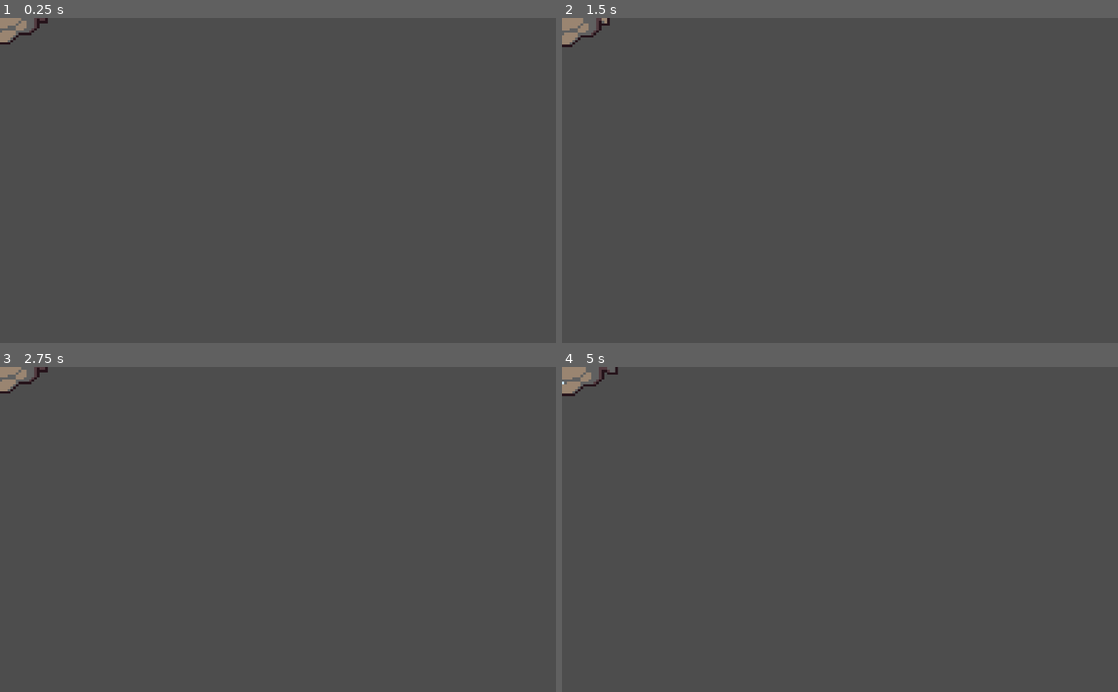
Above: before the commit, frames 1-4 (two rows, left to right).
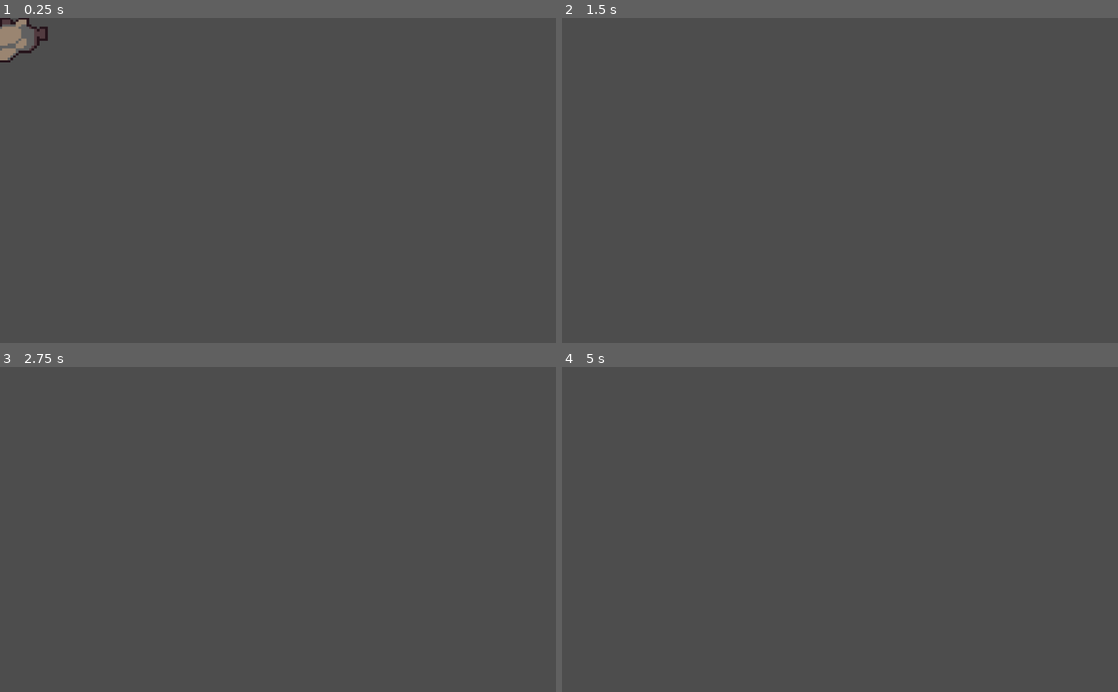
Above: after the commit, the same moments.

Repository: MedyWSCW/Ocean-Game
Game: Godot game, scene res://scenes/DangerousAnimal2.tscn
The game is run twice, just before and just after one commit, with the same random seed, the same clock (stepped at 60 frames per second) and the same inputs. This scene is started directly instead of the project's main scene.
Inputs:
- Up to frame 1 (0.25 s): no input
- Up to frame 2 (1.5 s): tap Enter (ui_accept) at 0.5, 0.6, 0.77, 1.07, 1.35 s; hold Right (ui_right) from 0.53 s (still down)
- Up to frame 3 (2.75 s): tap Enter (ui_accept) at 1.52, 1.82, 2.1 s; release Right (ui_right) at 2.03 s; hold Left (ui_left) from 2.03 s (still down)
- Up to frame 4 (5 s): release Left (ui_left) at 2.78 s; hold Right (ui_right) 2.78-4.28 s; tap Enter (ui_accept) at 2.85, 3.02, 3.32, 3.6, 3.77, 4.07, 4.35, 4.52, 4.82 s; hold Left (ui_left) from 4.28 s (still down)

The runs differ from the first frame. In frame 1, 0.6% of the frame differs, in the area x 0-9%, y 0-14%; in frame 2, 0.3%; in frame 3, 0.3%; in frame 4, 0.4%.

Commit message:
failed script. this lesson was a waste

Diff:
--- a/node_2d.tscn
+++ b/node_2d.tscn
@@ -1,8 +1,9 @@
-[gd_scene load_steps=5 format=3 uid="uid://cpj54ai45k4kp"]
+[gd_scene load_steps=6 format=3 uid="uid://cpj54ai45k4kp"]
 
 [ext_resource type="Shader" path="res://scroll.gdshader" id="1_4i6f4"]
 [ext_resource type="Texture2D" uid="uid://dl2vxut253xc1" path="res://assets/171940772-pixel-art-water-background-seamless-sea-texture-backdrop-vector-illustration.jpg" id="2_abqqd"]
 [ext_resource type="PackedScene" uid="uid://yedqlawt6q26" path="res://scenes/player.tscn" id="3_74tx2"]
+[ext_resource type="PackedScene" uid="uid://ynvgeamu2xby" path="res://scenes/turtle2d.tscn" id="4_ps5hu"]
 
 [sub_resource type="ShaderMaterial" id="ShaderMaterial_tptap"]
 shader = ExtResource("1_4i6f4")
@@ -18,10 +19,10 @@
 [node name="TextureRect" type="TextureRect" parent="."]
 texture_repeat = 2
 material = SubResource("ShaderMaterial_tptap")
-offset_left = -19.0
-offset_top = -3.0
-offset_right = 1013.0
-offset_bottom = 597.0
+offset_left = -4.0
+offset_top = -1.0
+offset_right = 1014.0
+offset_bottom = 777.0
 scale = Vector2(1.04209, 1.18413)
 texture = ExtResource("2_abqqd")
 expand_mode = 5
@@ -30,3 +31,6 @@
 [node name="Player" parent="." instance=ExtResource("3_74tx2")]
 position = Vector2(99, 389)
 scale = Vector2(5.2402, 5.45538)
+
+[node name="CharacterBody2D2" parent="." instance=ExtResource("4_ps5hu")]
+position = Vector2(327, 219)
--- a/scenes/DangerousAnimal2.tscn
+++ b/scenes/DangerousAnimal2.tscn
@@ -1,9 +1,11 @@
-[gd_scene load_steps=25 format=3 uid="uid://b0qbx7okhkdbr"]
+[gd_scene load_steps=31 format=3 uid="uid://b0qbx7okhkdbr"]
 
 [ext_resource type="Texture2D" uid="uid://cme7piq6uabk7" path="res://assets/octopus-jellyfish-shark-and-turtle-free-sprite-pixel-art/4/Attack.png" id="1_0re3m"]
+[ext_resource type="Script" path="res://scripts/DangerousAnimal2.gd" id="1_s6phf"]
 [ext_resource type="Texture2D" uid="uid://bqkb684hk23xx" path="res://assets/octopus-jellyfish-shark-and-turtle-free-sprite-pixel-art/4/Hurt.png" id="2_0msn4"]
 [ext_resource type="Texture2D" uid="uid://bljey5vemd1dm" path="res://assets/octopus-jellyfish-shark-and-turtle-free-sprite-pixel-art/4/Death.png" id="3_wud2p"]
 [ext_resource type="Texture2D" uid="uid://bs8wosii8ff0k" path="res://assets/octopus-jellyfish-shark-and-turtle-free-sprite-pixel-art/4/Walk.png" id="4_h687y"]
+[ext_resource type="Texture2D" uid="uid://bk1cqqp267fpd" path="res://assets/octopus-jellyfish-shark-and-turtle-free-sprite-pixel-art/4/Idle.png" id="5_ul115"]
 
 [sub_resource type="AtlasTexture" id="AtlasTexture_yxqky"]
 atlas = ExtResource("1_0re3m")
@@ -61,6 +63,22 @@
 atlas = ExtResource("3_wud2p")
 region = Rect2(240, 0, 48, 48)
 
+[sub_resource type="AtlasTexture" id="AtlasTexture_l5wf8"]
+atlas = ExtResource("5_ul115")
+region = Rect2(0, 0, 48, 48)
+
+[sub_resource type="AtlasTexture" id="AtlasTexture_gnd0h"]
+atlas = ExtResource("5_ul115")
+region = Rect2(48, 0, 48, 48)
+
+[sub_resource type="AtlasTexture" id="AtlasTexture_8jrwc"]
+atlas = ExtResource("5_ul115")
+region = Rect2(96, 0, 48, 48)
+
+[sub_resource type="AtlasTexture" id="AtlasTexture_fiecv"]
+atlas = ExtResource("5_ul115")
+region = Rect2(144, 0, 48, 48)
+
 [sub_resource type="AtlasTexture" id="AtlasTexture_a0r78"]
 atlas = ExtResource("4_h687y")
 region = Rect2(0, 0, 48, 48)
@@ -138,6 +156,23 @@
 }, {
 "frames": [{
 "duration": 1.0,
+"texture": SubResource("AtlasTexture_l5wf8")
+}, {
+"duration": 1.0,
+"texture": SubResource("AtlasTexture_gnd0h")
+}, {
+"duration": 1.0,
+"texture": SubResource("AtlasTexture_8jrwc")
+}, {
+"duration": 1.0,
+"texture": SubResource("AtlasTexture_fiecv")
+}],
+"loop": true,
+"name": &"Idle",
+"speed": 5.0
+}, {
+"frames": [{
+"duration": 1.0,
 "texture": SubResource("AtlasTexture_a0r78")
 }, {
 "duration": 1.0,
@@ -158,12 +193,13 @@
 size = Vector2(129, 66)
 
 [node name="CharacterBody2D" type="CharacterBody2D"]
+script = ExtResource("1_s6phf")
 
 [node name="AnimatedSprite2D" type="AnimatedSprite2D" parent="."]
 position = Vector2(-0.999992, 1.00001)
 scale = Vector2(-4.9564, 4.40852)
 sprite_frames = SubResource("SpriteFrames_8q7ln")
-animation = &"Swim"
+animation = &"Idle"
 autoplay = "Swim"
 
 [node name="CollisionShape2D" type="CollisionShape2D" parent="."]
--- a/scenes/Dangerousfish1.tscn
+++ b/scenes/Dangerousfish1.tscn
@@ -1,9 +1,10 @@
-[gd_scene load_steps=25 format=3 uid="uid://bd00hvj1nq07d"]
+[gd_scene load_steps=30 format=3 uid="uid://bd00hvj1nq07d"]
 
 [ext_resource type="Texture2D" uid="uid://cs4bpoh0hl3pt" path="res://assets/octopus-jellyfish-shark-and-turtle-free-sprite-pixel-art/3/Walk.png" id="1_xitui"]
 [ext_resource type="Texture2D" uid="uid://1xf6rwdf4ft5" path="res://assets/octopus-jellyfish-shark-and-turtle-free-sprite-pixel-art/3/Death.png" id="2_l6bad"]
 [ext_resource type="Texture2D" uid="uid://dhabl6v7q5w22" path="res://assets/octopus-jellyfish-shark-and-turtle-free-sprite-pixel-art/3/Attack.png" id="2_wu8de"]
 [ext_resource type="Texture2D" uid="uid://clecwb81ovmcx" path="res://assets/octopus-jellyfish-shark-and-turtle-free-sprite-pixel-art/3/Hurt.png" id="3_14p1g"]
+[ext_resource type="Texture2D" uid="uid://boc800ubryg6t" path="res://assets/octopus-jellyfish-shark-and-turtle-free-sprite-pixel-art/3/Idle.png" id="4_0uv13"]
 
 [sub_resource type="AtlasTexture" id="AtlasTexture_71rgj"]
 atlas = ExtResource("2_wu8de")
@@ -61,6 +62,22 @@
 atlas = ExtResource("3_14p1g")
 region = Rect2(48, 0, 48, 48)
 
+[sub_resource type="AtlasTexture" id="AtlasTexture_dq7os"]
+atlas = ExtResource("4_0uv13")
+region = Rect2(0, 0, 48, 48)
+
+[sub_resource type="AtlasTexture" id="AtlasTexture_ccklh"]
+atlas = ExtResource("4_0uv13")
+region = Rect2(48, 0, 48, 48)
+
+[sub_resource type="AtlasTexture" id="AtlasTexture_kf5b7"]
+atlas = ExtResource("4_0uv13")
+region = Rect2(96, 0, 48, 48)
+
+[sub_resource type="AtlasTexture" id="AtlasTexture_xu6pp"]
+atlas = ExtResource("4_0uv13")
+region = Rect2(144, 0, 48, 48)
+
 [sub_resource type="AtlasTexture" id="AtlasTexture_2ft5p"]
 atlas = ExtResource("1_xitui")
 region = Rect2(0, 0, 48, 48)
@@ -134,6 +151,23 @@
 }],
 "loop": true,
 "name": &"Hurt",
+"speed": 5.0
+}, {
+"frames": [{
+"duration": 1.0,
+"texture": SubResource("AtlasTexture_dq7os")
+}, {
+"duration": 1.0,
+"texture": SubResource("AtlasTexture_ccklh")
+}, {
+"duration": 1.0,
+"texture": SubResource("AtlasTexture_kf5b7")
+}, {
+"duration": 1.0,
+"texture": SubResource("AtlasTexture_xu6pp")
+}],
+"loop": true,
+"name": &"Idle",
 "speed": 5.0
 }, {
 "frames": [{
@@ -163,9 +197,10 @@
 position = Vector2(2.00003, 1)
 scale = Vector2(-9.76219, 7.39439)
 sprite_frames = SubResource("SpriteFrames_d18eo")
-animation = &"Swim"
+animation = &"Idle"
 autoplay = "Attack"
-frame_progress = 0.790928
+frame = 1
+frame_progress = 0.581667
 
 [node name="CollisionShape2D" type="CollisionShape2D" parent="."]
 position = Vector2(-1, 1)
--- a/scenes/Eel.tscn
+++ b/scenes/Eel.tscn
@@ -1,9 +1,10 @@
-[gd_scene load_steps=27 format=3 uid="uid://nkrtsay1cbx"]
+[gd_scene load_steps=32 format=3 uid="uid://nkrtsay1cbx"]
 
 [ext_resource type="Texture2D" uid="uid://b22g80dgokpas" path="res://assets/octopus-jellyfish-shark-and-turtle-free-sprite-pixel-art/5/Walk.png" id="1_h8mll"]
 [ext_resource type="Texture2D" uid="uid://fpk3yh0bfvxr" path="res://assets/octopus-jellyfish-shark-and-turtle-free-sprite-pixel-art/5/Attack.png" id="2_0wm8m"]
 [ext_resource type="Texture2D" uid="uid://dgryvdq5c51px" path="res://assets/octopus-jellyfish-shark-and-turtle-free-sprite-pixel-art/5/Death.png" id="2_cypxi"]
 [ext_resource type="Texture2D" uid="uid://c3kokp4tvtatc" path="res://assets/octopus-jellyfish-shark-and-turtle-free-sprite-pixel-art/5/Hurt.png" id="3_po6c4"]
+[ext_resource type="Texture2D" uid="uid://ou1y6id00bbx" path="res://assets/octopus-jellyfish-shark-and-turtle-free-sprite-pixel-art/5/Idle.png" id="4_soew4"]
 
 [sub_resource type="AtlasTexture" id="AtlasTexture_gffq8"]
 atlas = ExtResource("2_0wm8m")
@@ -61,6 +62,22 @@
 atlas = ExtResource("3_po6c4")
 region = Rect2(48, 0, 48, 48)
 
+[sub_resource type="AtlasTexture" id="AtlasTexture_drlm2"]
+atlas = ExtResource("4_soew4")
+region = Rect2(0, 0, 48, 48)
+
+[sub_resource type="AtlasTexture" id="AtlasTexture_u7cm4"]
+atlas = ExtResource("4_soew4")
+region = Rect2(48, 0, 48, 48)
+
+[sub_resource type="AtlasTexture" id="AtlasTexture_wn6fq"]
+atlas = ExtResource("4_soew4")
+region = Rect2(96, 0, 48, 48)
+
+[sub_resource type="AtlasTexture" id="AtlasTexture_gv7r5"]
+atlas = ExtResource("4_soew4")
+region = Rect2(144, 0, 48, 48)
+
 [sub_resource type="AtlasTexture" id="AtlasTexture_o7tqx"]
 atlas = ExtResource("1_h8mll")
 region = Rect2(0, 0, 48, 48)
@@ -142,6 +159,23 @@
 }],
 "loop": true,
 "name": &"Hurt",
+"speed": 5.0
+}, {
+"frames": [{
+"duration": 1.0,
+"texture": SubResource("AtlasTexture_drlm2")
+}, {
+"duration": 1.0,
+"texture": SubResource("AtlasTexture_u7cm4")
+}, {
+"duration": 1.0,
+"texture": SubResource("AtlasTexture_wn6fq")
+}, {
+"duration": 1.0,
+"texture": SubResource("AtlasTexture_gv7r5")
+}],
+"loop": true,
+"name": &"Idle",
 "speed": 5.0
 }, {
 "frames": [{
@@ -177,10 +211,10 @@
 position = Vector2(0, 3.8147e-06)
 scale = Vector2(-1.33017, 0.941409)
 sprite_frames = SubResource("SpriteFrames_socwr")
-animation = &"Death"
+animation = &"Idle"
 autoplay = "Attack"
-frame = 1
-frame_progress = 0.522863
+frame = 2
+frame_progress = 0.777776
 
 [node name="CollisionShape2D" type="CollisionShape2D" parent="."]
 position = Vector2(4, 1)
--- a/scenes/OcotpusDangerousanimal3.tscn
+++ b/scenes/OcotpusDangerousanimal3.tscn
@@ -1,9 +1,10 @@
-[gd_scene load_steps=27 format=3 uid="uid://buhcc7etuds2p"]
+[gd_scene load_steps=34 format=3 uid="uid://buhcc7etuds2p"]
 
 [ext_resource type="Texture2D" uid="uid://bm3l0j6kkxnqy" path="res://assets/octopus-jellyfish-shark-and-turtle-free-sprite-pixel-art/6/Attack.png" id="1_upqrf"]
 [ext_resource type="Texture2D" uid="uid://dqomvxdv74d82" path="res://assets/octopus-jellyfish-shark-and-turtle-free-sprite-pixel-art/6/Death.png" id="2_sht40"]
 [ext_resource type="Texture2D" uid="uid://cfy6vyjeewxx5" path="res://assets/octopus-jellyfish-shark-and-turtle-free-sprite-pixel-art/6/Hurt.png" id="3_ohwq1"]
 [ext_resource type="Texture2D" uid="uid://d211par8bmagt" path="res://assets/octopus-jellyfish-shark-and-turtle-free-sprite-pixel-art/6/Walk.png" id="4_0h3yj"]
+[ext_resource type="Texture2D" uid="uid://cnldnnsa1byqi" path="res://assets/octopus-jellyfish-shark-and-turtle-free-sprite-pixel-art/6/Idle.png" id="4_53lyb"]
 
 [sub_resource type="AtlasTexture" id="AtlasTexture_0722x"]
 atlas = ExtResource("1_upqrf")
@@ -61,6 +62,30 @@
 atlas = ExtResource("3_ohwq1")
 region = Rect2(48, 0, 48, 48)
 
+[sub_resource type="AtlasTexture" id="AtlasTexture_x8h4q"]
+atlas = ExtResource("4_53lyb")
+region = Rect2(0, 0, 48, 48)
+
+[sub_resource type="AtlasTexture" id="AtlasTexture_ktt8q"]
+atlas = ExtResource("4_53lyb")
+region = Rect2(48, 0, 48, 48)
+
+[sub_resource type="AtlasTexture" id="AtlasTexture_tahfc"]
+atlas = ExtResource("4_53lyb")
+region = Rect2(96, 0, 48, 48)
+
+[sub_resource type="AtlasTexture" id="AtlasTexture_iyvdk"]
+atlas = ExtResource("4_53lyb")
+region = Rect2(144, 0, 48, 48)
+
+[sub_resource type="AtlasTexture" id="AtlasTexture_sdv8o"]
+atlas = ExtResource("4_53lyb")
+region = Rect2(192, 0, 48, 48)
+
+[sub_resource type="AtlasTexture" id="AtlasTexture_dh417"]
+atlas = ExtResource("4_53lyb")
+region = Rect2(240, 0, 48, 48)
+
 [sub_resource type="AtlasTexture" id="AtlasTexture_ax3h4"]
 atlas = ExtResource("4_0h3yj")
 region = Rect2(0, 0, 48, 48)
@@ -143,6 +168,29 @@
 "loop": true,
 "name": &"Hurt",
 "speed": 3.0
+}, {
+"frames": [{
+"duration": 1.0,
+"texture": SubResource("AtlasTexture_x8h4q")
+}, {
+"duration": 1.0,
+"texture": SubResource("AtlasTexture_ktt8q")
+}, {
+"duration": 1.0,
+"texture": SubResource("AtlasTexture_tahfc")
+}, {
+"duration": 1.0,
+"texture": SubResource("AtlasTexture_iyvdk")
+}, {
+"duration": 1.0,
+"texture": SubResource("AtlasTexture_sdv8o")
+}, {
+"duration": 1.0,
+"texture": SubResource("AtlasTexture_dh417")
+}],
+"loop": true,
+"name": &"Idle",
+"speed": 4.0
 }, {
 "frames": [{
 "duration": 1.0,
@@ -177,9 +225,9 @@
 position = Vector2(-0.999999, 2)
 scale = Vector2(-4.18771, 3.73557)
 sprite_frames = SubResource("SpriteFrames_hhs74")
-animation = &"Swim"
+animation = &"Idle"
 autoplay = "Swim"
-frame_progress = 0.291431
+frame_progress = 0.770082
 
 [node name="CollisionShape2D" type="CollisionShape2D" parent="."]
 position = Vector2(28, -1)
--- a/scenes/player.tscn
+++ b/scenes/player.tscn
@@ -98,7 +98,7 @@
 sprite_frames = SubResource("SpriteFrames_bk20q")
 animation = &"new_animation"
 autoplay = "new_animation"
-frame_progress = 0.414382
+frame_progress = 0.793384
 
 [node name="CollisionShape2D" type="CollisionShape2D" parent="."]
 position = Vector2(0.825147, -12.5982)
--- a/scenes/turtle2d.tscn
+++ b/scenes/turtle2d.tscn
@@ -1,9 +1,11 @@
-[gd_scene load_steps=27 format=3 uid="uid://ynvgeamu2xby"]
-
+[gd_scene load_steps=33 format=3 uid="uid://ynvgeamu2xby"]
+
+[ext_resource type="Script" path="res://scripts/turtle2d.gd" id="1_a7b4t"]
 [ext_resource type="Texture2D" uid="uid://l1d50oit1ecx" path="res://assets/octopus-jellyfish-shark-and-turtle-free-sprite-pixel-art/2/Walk.png" id="1_mfad4"]
 [ext_resource type="Texture2D" uid="uid://cvh1bt2fo4dxq" path="res://assets/octopus-jellyfish-shark-and-turtle-free-sprite-pixel-art/2/Attack.png" id="2_68g8g"]
 [ext_resource type="Texture2D" uid="uid://vkl4n843gerv" path="res://assets/octopus-jellyfish-shark-and-turtle-free-sprite-pixel-art/2/Death.png" id="2_aisyo"]
 [ext_resource type="Texture2D" uid="uid://baaivnjuxi5fr" path="res://assets/octopus-jellyfish-shark-and-turtle-free-sprite-pixel-art/2/Hurt.png" id="3_b6mlr"]
+[ext_resource type="Texture2D" uid="uid://bxkaup8xljf8" path="res://assets/octopus-jellyfish-shark-and-turtle-free-sprite-pixel-art/2/Idle.png" id="5_v2tq2"]
 
 [sub_resource type="AtlasTexture" id="AtlasTexture_c1mdn"]
 atlas = ExtResource("2_68g8g")
@@ -61,6 +63,22 @@
 atlas = ExtResource("3_b6mlr")
 region = Rect2(48, 0, 48, 48)
 
+[sub_resource type="AtlasTexture" id="AtlasTexture_og2wt"]
+atlas = ExtResource("5_v2tq2")
+region = Rect2(0, 0, 48, 48)
+
+[sub_resource type="AtlasTexture" id="AtlasTexture_y2ycc"]
+atlas = ExtResource("5_v2tq2")
+region = Rect2(48, 0, 48, 48)
+
+[sub_resource type="AtlasTexture" id="AtlasTexture_60bh4"]
+atlas = ExtResource("5_v2tq2")
+region = Rect2(96, 0, 48, 48)
+
+[sub_resource type="AtlasTexture" id="AtlasTexture_uewkg"]
+atlas = ExtResource("5_v2tq2")
+region = Rect2(144, 0, 48, 48)
+
 [sub_resource type="AtlasTexture" id="AtlasTexture_grc7u"]
 atlas = ExtResource("1_mfad4")
 region = Rect2(0, 0, 48, 48)
@@ -142,6 +160,23 @@
 }],
 "loop": true,
 "name": &"Hurt",
+"speed": 5.0
+}, {
+"frames": [{
+"duration": 1.0,
+"texture": SubResource("AtlasTexture_og2wt")
+}, {
+"duration": 1.0,
+"texture": SubResource("AtlasTexture_y2ycc")
+}, {
+"duration": 1.0,
+"texture": SubResource("AtlasTexture_60bh4")
+}, {
+"duration": 1.0,
+"texture": SubResource("AtlasTexture_uewkg")
+}],
+"loop": true,
+"name": &"Idle",
 "speed": 5.0
 }, {
 "frames": [{
@@ -172,15 +207,21 @@
 size = Vector2(125, 58.5)
 
 [node name="CharacterBody2D" type="CharacterBody2D"]
+script = ExtResource("1_a7b4t")
 
 [node name="AnimatedSprite2D" type="AnimatedSprite2D" parent="."]
 position = Vector2(-1, 1.00002)
 scale = Vector2(-5.5712, 5.96376)
 sprite_frames = SubResource("SpriteFrames_v4juq")
-animation = &"Swim "
+animation = &"Idle"
 autoplay = "Swim "
-frame_progress = 0.939435
+frame = 1
+frame_progress = 0.345604
 
 [node name="CollisionShape2D" type="CollisionShape2D" parent="."]
 position = Vector2(20, 21)
 shape = SubResource("RectangleShape2D_j282k")
+
+[node name="Timer" type="Timer" parent="."]
+
+[connection signal="timeout" from="Timer" to="." method="_on_timer_timeout"]
--- /dev/null
+++ b/scripts/DangerousAnimal2.gd
@@ -0,0 +1,28 @@
+extends CharacterBody2D
+
+
+const SPEED = 300.0
+const JUMP_VELOCITY = -400.0
+
+# Get the gravity from the project settings to be synced with RigidBody nodes.
+var gravity = ProjectSettings.get_setting("physics/2d/default_gravity")
+
+
+func _physics_process(delta):
+	# Add the gravity.
+	if not is_on_floor():
+		velocity.y += gravity * delta
+
+	# Handle jump.
+	if Input.is_action_just_pressed("ui_accept") and is_on_floor():
+		velocity.y = JUMP_VELOCITY
+
+	# Get the input direction and handle the movement/deceleration.
+	# As good practice, you should replace UI actions with custom gameplay actions.
+	var direction = Input.get_axis("ui_left", "ui_right")
+	if direction:
+		velocity.x = direction * SPEED
+	else:
+		velocity.x = move_toward(velocity.x, 0, SPEED)
+
+	move_and_slide()
